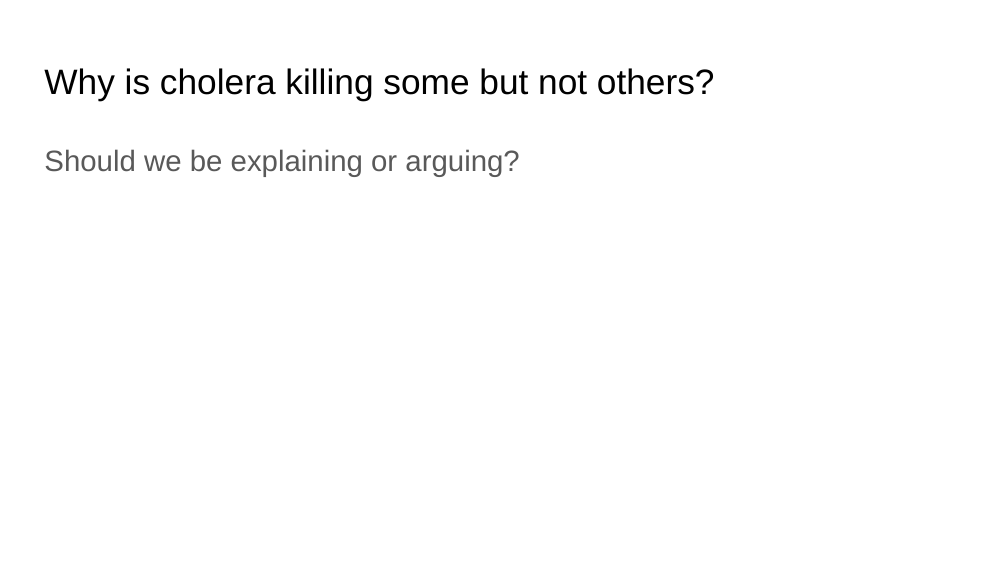
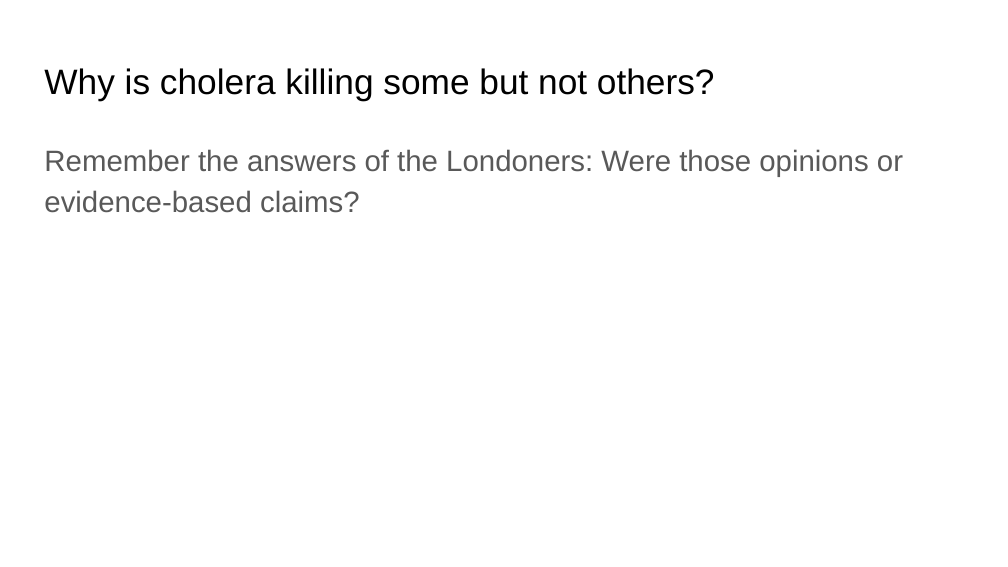
Before and after one commit to uchicago-dsi/data4all, a slide deck: slide 5 of Case 1 - Cholera/Lesson 8/Slides/Lesson_8_Lecture-2.pptx. Drawn at 1008x567 pixels with LibreOffice and Linux fonts; fonts in the diff are those of the drawing. Boxes give left, top, right and bottom in pixels: in the first picture for what was removed or moved away, otherwise in the second. Text is boxed around its words. In the diff, an @@ line names an element or a change of style, - is before the commit and + after.

```diff
--- a/Case 1 - Cholera/Lesson 8/Slides/Lesson_8_Lecture-2.pptx
+++ b/Case 1 - Cholera/Lesson 8/Slides/Lesson_8_Lecture-2.pptx
@@ text at bbox=[44, 149, 903, 213]: text changed @@
-Should we be explaining or arguing?
+Remember the answers of the Londoners: Were those opinions or evidence-based claims?
```
Also in this commit, not shown: 5 other slides changed, 2 slides added, 2 slides removed, 1 other file.
